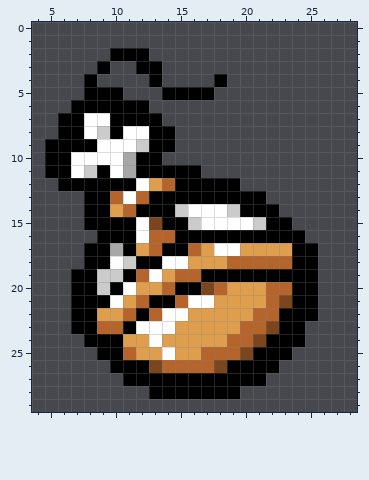
A pixel-art sprite gets an edit: resources/gfx/items/collectibles/tb_blessed_bombs.png. This is how it looked before the edit.
The file is 32x32 pixels. Shown: x 4..28, y 0..29.
After:
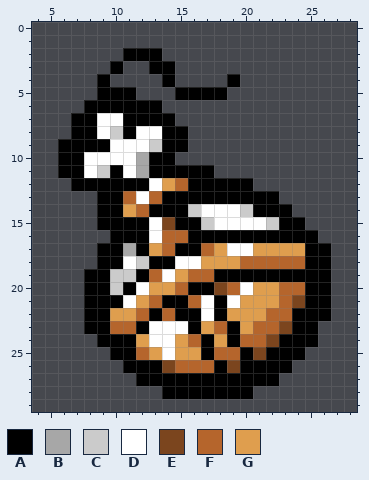
Palette (. is transparent): A #000000  B #a7a7a7  C #cbcbcb  D #ffffff  E #7b451e  F #b5652c  G #df9e4e
Difference:
Changed rows in their new state; - is an unchanged pixel.
first column x 5:
 2 -----.--A-------------
 3 ----.A-.-A------------
 4 ---.A---.A---.A-------
 5 ---.--A--.---A--------
 6 --.-----A-------------
 7 -.-A-D---A------------
 8 -.-ADCA-D-A-----------
 9 .---A--DC-A-----------
10 .-A---DB-A------------
11 .-ADCADB----A---------
12 -.-----ADGF----A------
13 ---.-AFDF--------A----
14 ---.-AGF--AC--DC--A---
15 ---.---ADE-AC---DC-A--
16 ----.--AD-F---------A-
17 ---.-ABAGF-AFG-D---G-A
18 ---.-ADC-A-D--G----F-A
19 --.-A-CAFDG-F--------A
20 --.-ACAD-GF-AEFD-G-F-A
21 --.--ADGF-AF-AD--GFE-A
22 --.-A-GFAFAADA--G-F--A
23 --.-A-FA--DA-FAG-FE-A-
24 ---.--A--D-FA-A-FE--A-
25 ----.-AF----A--AE--A--
26 -----.--AE---AE---A---
27 ------.----------A----
28 --------.------A------
Changed places in both pictures, as pixel boxes (x1, y1, x2, y2):
changed: (45, 48, 331, 399)
